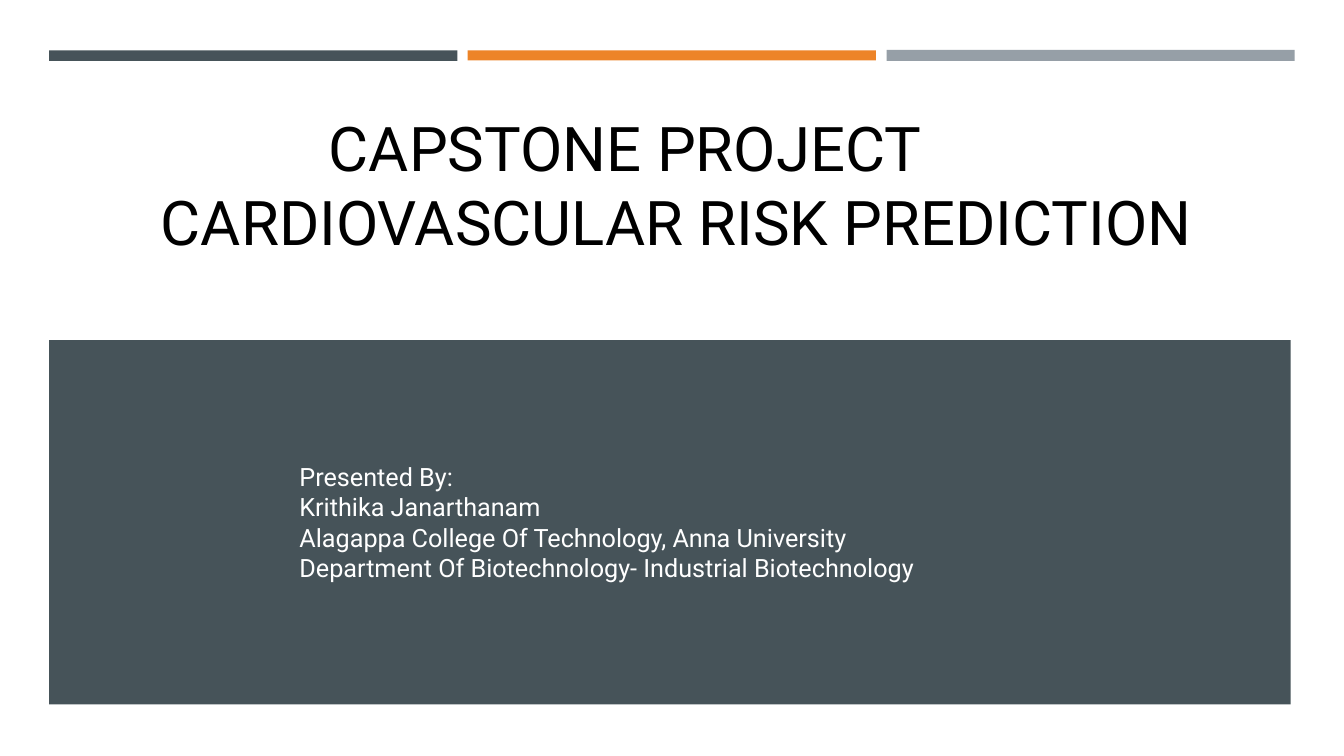
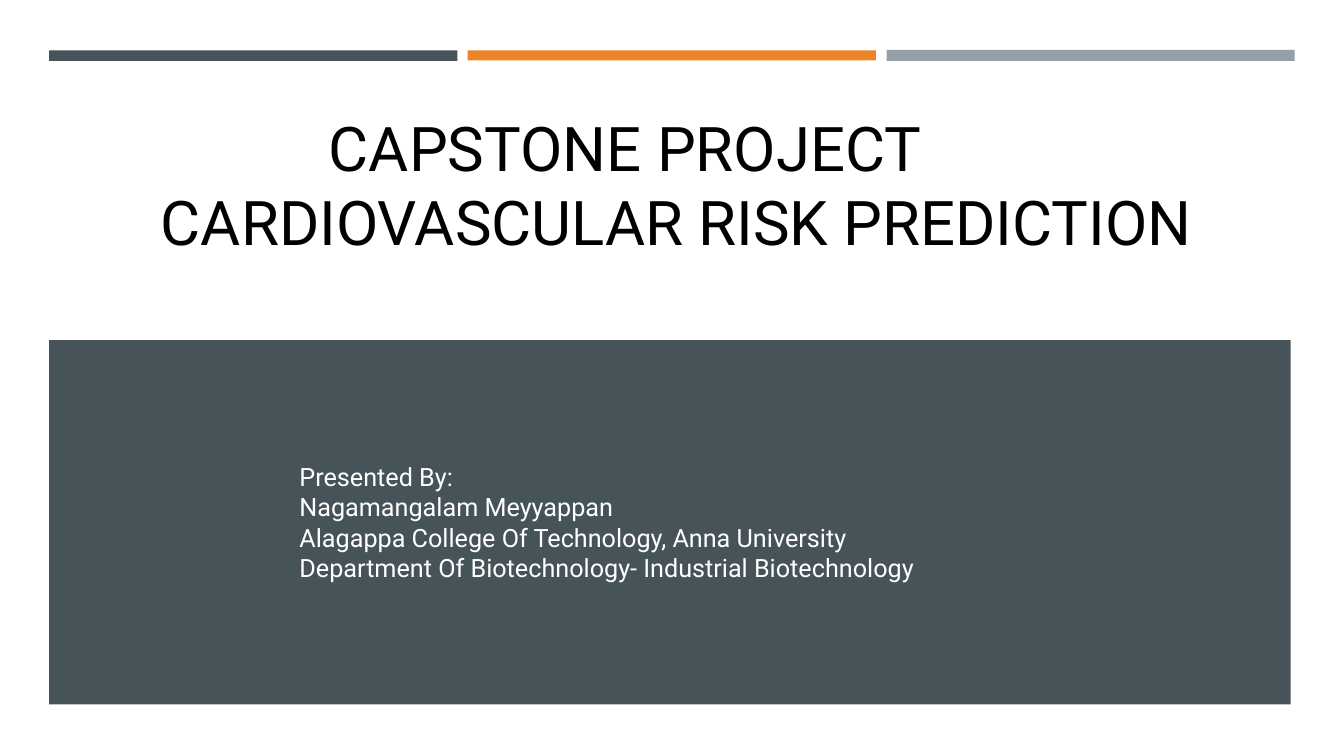
Before and after one commit to NagamangalamMeyyappan/NM24-25, a slide deck: slide 1 of cardivasular disease ppt.pptx. Drawn at 1344x756 pixels with LibreOffice and Linux fonts; fonts in the diff are those of the drawing. Boxes give left, top, right and bottom in pixels: in the first picture for what was removed or moved away, otherwise in the second. Text is boxed around its words. In the diff, an @@ line names an element or a change of style, - is before the commit and + after.

```diff
--- a/cardivasular disease ppt.pptx
+++ b/cardivasular disease ppt.pptx
@@ text at box(299, 497, 613, 522): text changed @@
-Krithika Janarthanam
+Nagamangalam Meyyappan
```
